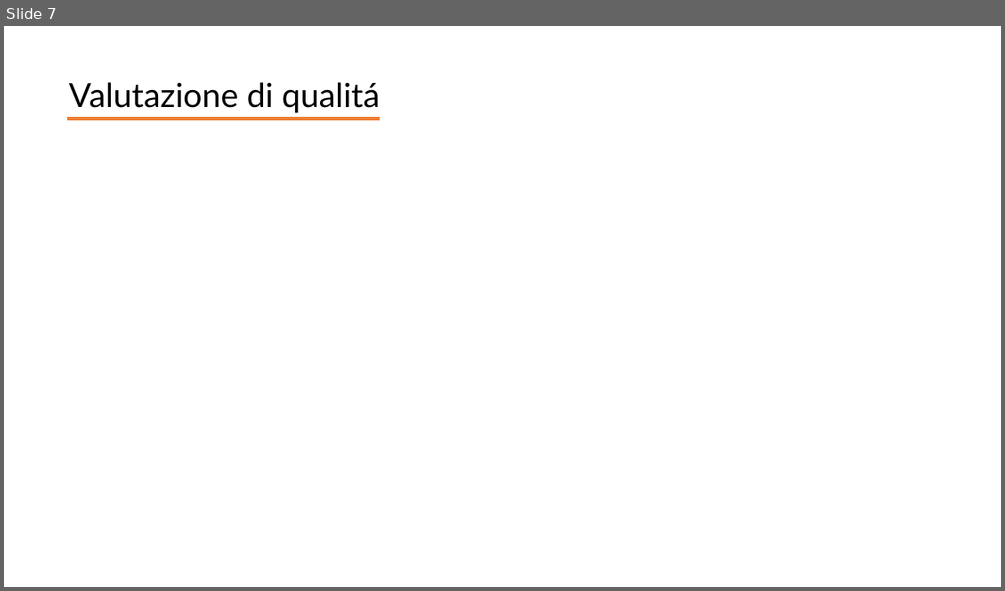
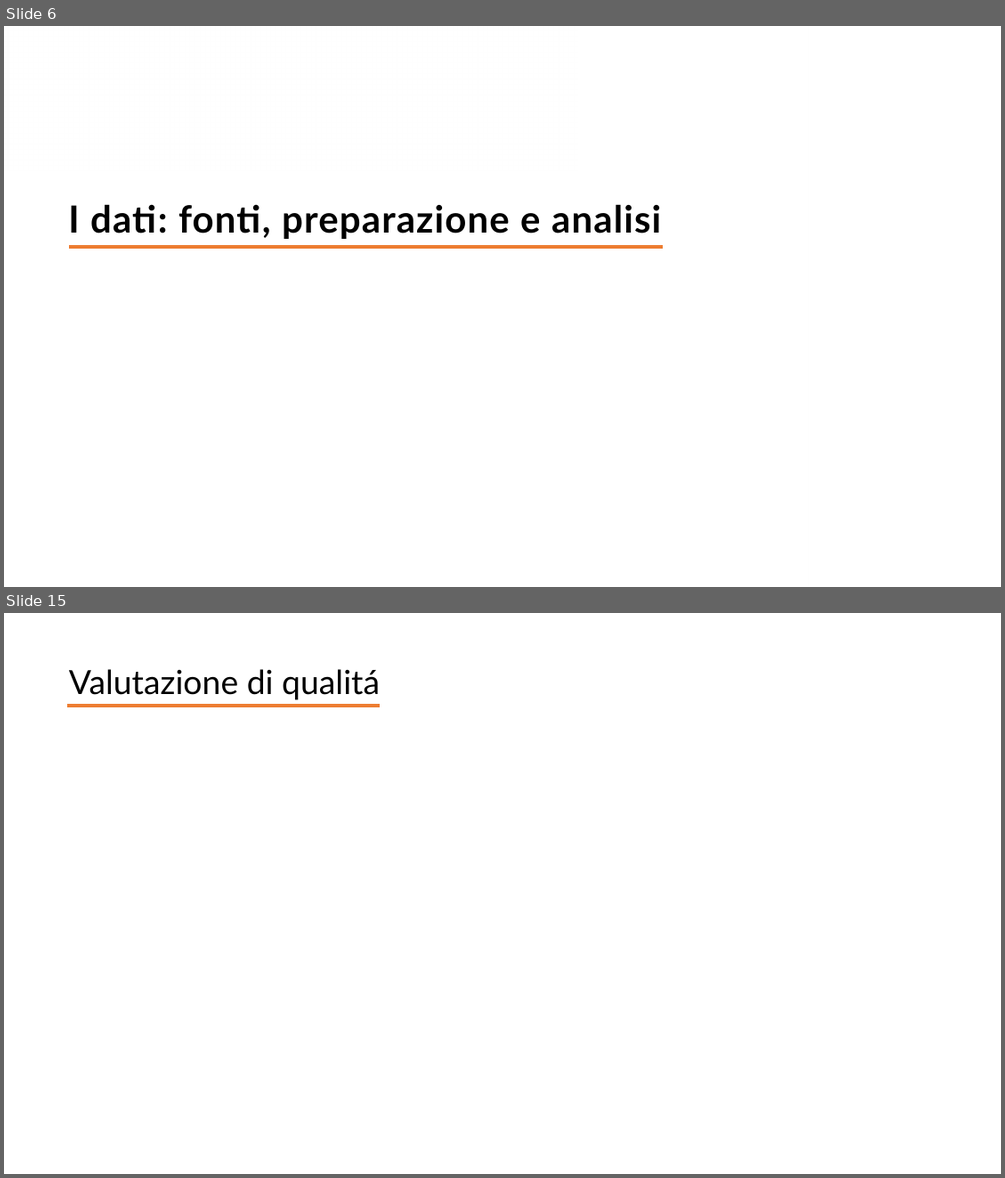
Before and after one commit to giocoal/air-quality-milano-interactive-data-visualization-tableau, a slide deck: Report/Report_progetto_Carbone_Cavallaro_Marconzini_Scuri.pptx. Shown one above the other, each under a label of ours: slide 7 before the commit, slides 6 and 15 after it; the slides between them are not shown. The pictures are 1005x591 and 1005x1178 pixels, drawn with LibreOffice and Linux fonts; fonts in the diff are those of the drawing. Boxes give left, top, right and bottom in pixels: in the first picture for what was removed or moved away, otherwise in the second. Text is boxed around its words. In the diff, an @@ line names an element or a change of style, - is before the commit and + after.

```diff
--- a/Report/Report_progetto_Carbone_Cavallaro_Marconzini_Scuri.pptx
+++ b/Report/Report_progetto_Carbone_Cavallaro_Marconzini_Scuri.pptx
@@ slide 6 added at (4, 26, 1001, 587), background gradient #FFFFFF @@
@@ rectangle added at (4, 26, 579, 171), fill gradient #FFFFFF @@
@@ rectangle added at (96, 26, 862, 587), fill gradient #FFFFFF @@
@@ subtitle added at (68, 204, 661, 239), 36 pt, text #000000, bold @@
+I dati: fonti, preparazione e analisi
@@ line added from (69, 247) to (663, 247), #ED7D31 3 pt @@
@@ what was slide 7 is now slide 15 @@
```
Also in this commit, not shown: 6 slides changed, 8 other slides added, 1 slide removed.
